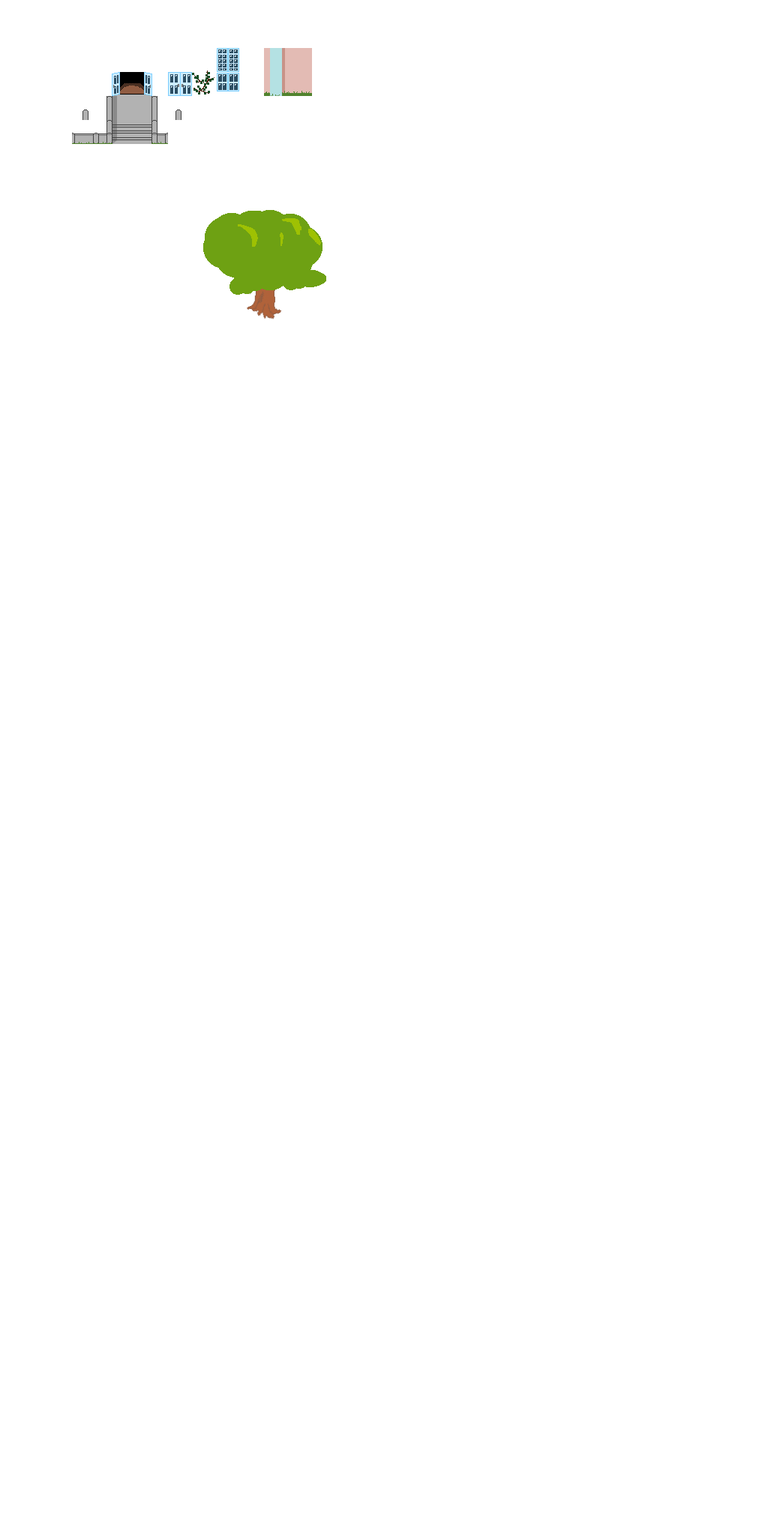
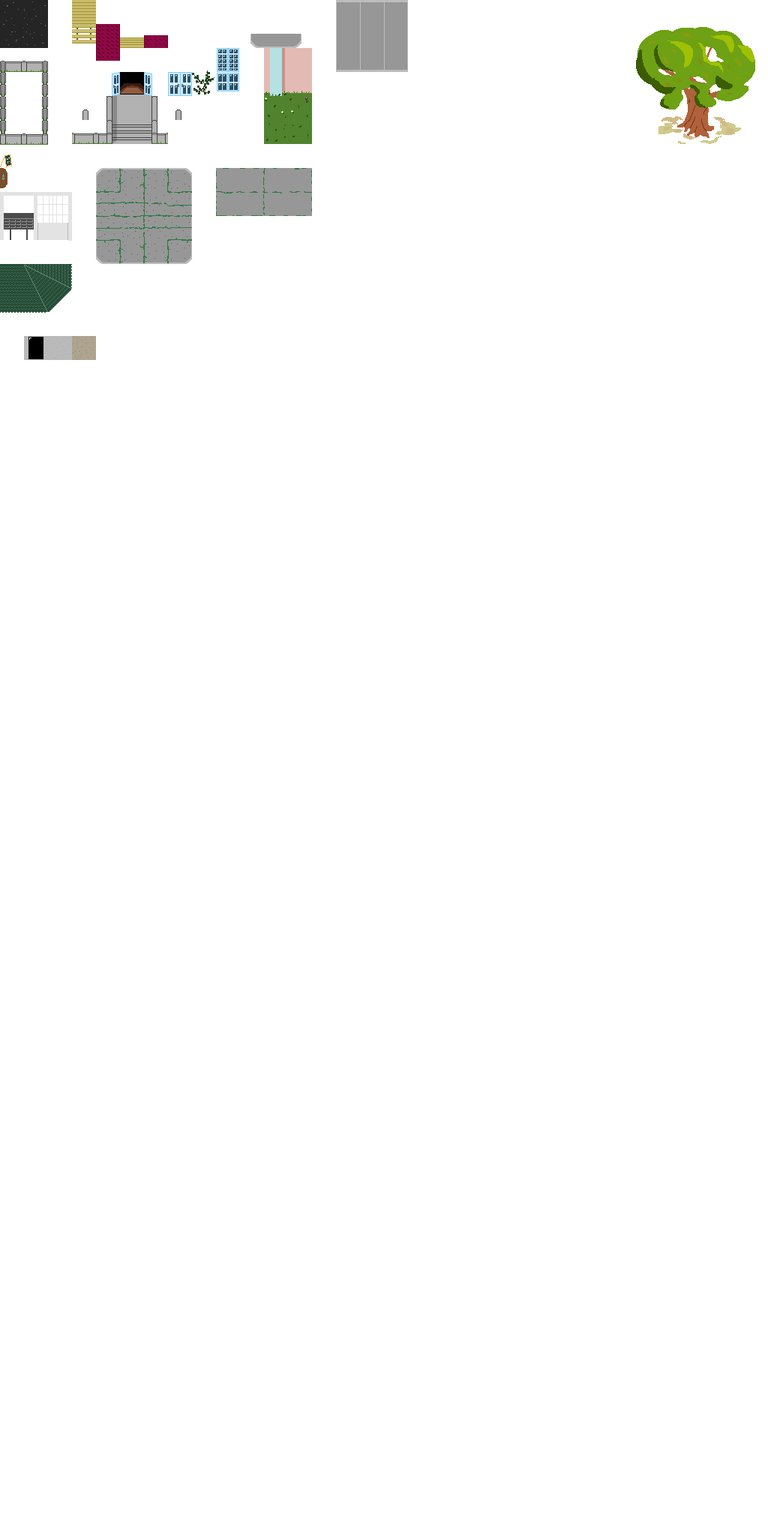
Layer changes from the first w=768, h=1536 image to the second:
added layer "asphalt" above "haus a" over [0, 0, 756, 360]
painted on "windows" over [95, 23, 312, 190]
painted on "walls" over [0, 0, 756, 360]
removed layer "stairs and doors" from group "haus a" over [0, 0, 756, 360]
added layer "pavement" in group "haus a" over [0, 0, 756, 360]
added layer "roofs" in group "haus a" over [0, 0, 756, 360]
added layer "stairs, doors, fences" in group "haus a" over [0, 0, 756, 360]
added layer "Ebene 55" above "tree" over [0, 0, 756, 360]
painted on "crown" over [47, 0, 756, 360]
added layer "leaves" in group "tree" over [658, 95, 743, 144]
painted on "trunk" over [0, 0, 756, 360]
